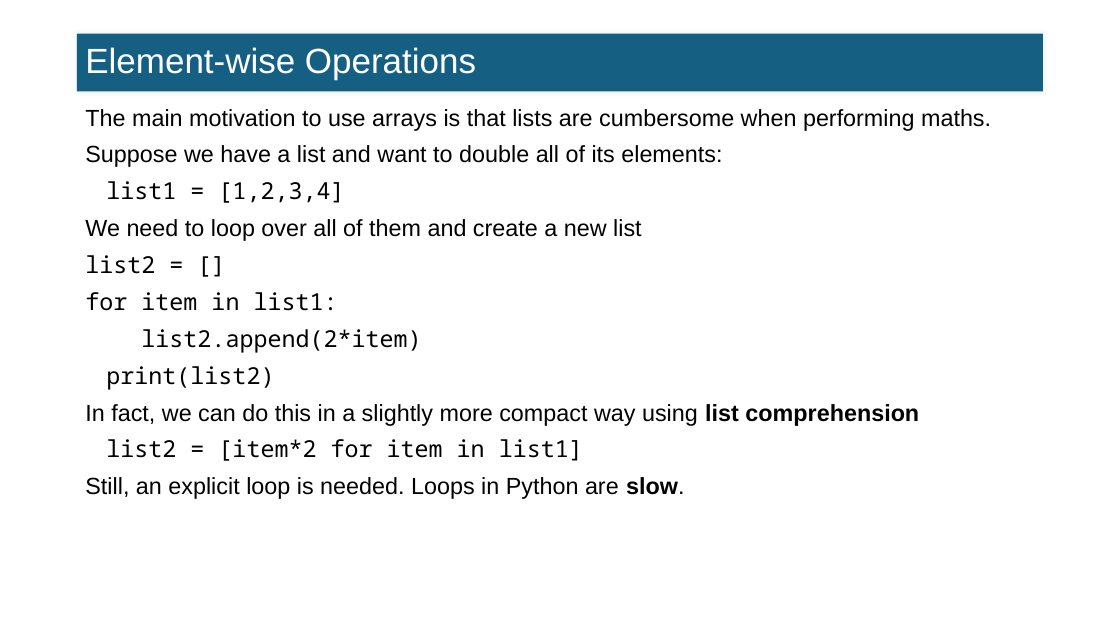
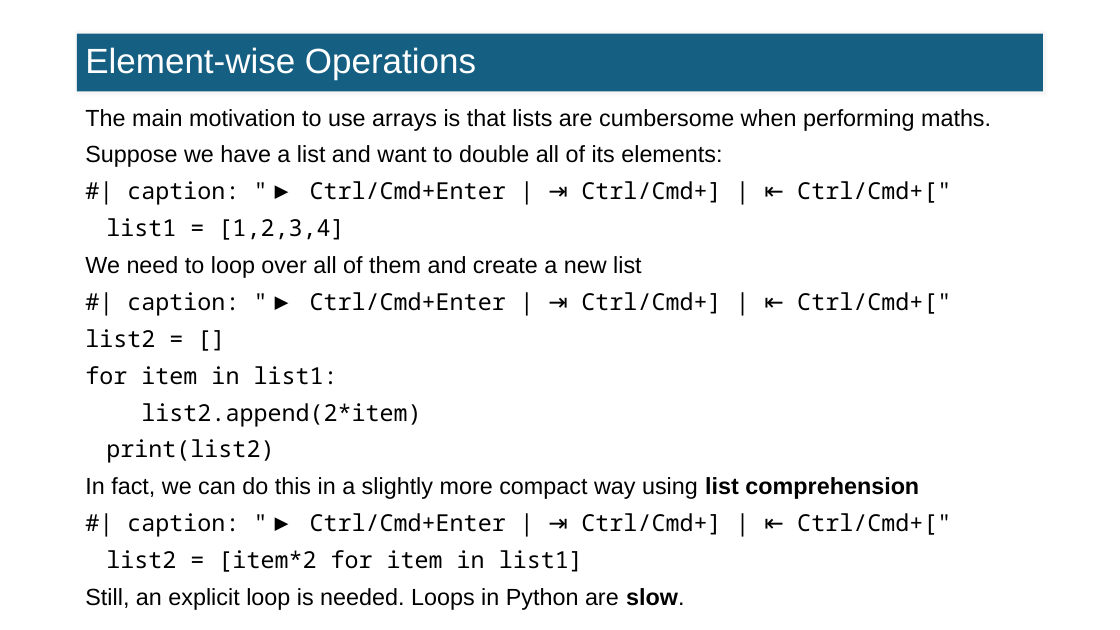
Before and after one commit to FTurci/intro-coding-data-analysis-mirror, a slide deck: slide 11 of slides/07_intro_numpy_slides.pptx. Drawn at 1120x630 pixels with LibreOffice and Linux fonts; fonts in the diff are those of the drawing. Boxes give left, top, right and bottom in pixels: in the first picture for what was removed or moved away, otherwise in the second. Text is boxed around its words. In the diff, an @@ line names an element or a change of style, - is before the commit and + after.

```diff
--- a/slides/07_intro_numpy_slides.pptx
+++ b/slides/07_intro_numpy_slides.pptx
@@ text at [106, 181, 951, 240]: text changed @@
-list1 = [1,2,3,4]
+#| caption: "▶ Ctrl/Cmd+Enter | ⇥ Ctrl/Cmd+] | ⇤ Ctrl/Cmd+["
+list1 = [1,2,3,4]
@@ text at [85, 292, 951, 463]: text changed @@
-list2 = []
-for item in list1:
-list2.append(2*item)
-print(list2)
+#| caption: "▶ Ctrl/Cmd+Enter | ⇥ Ctrl/Cmd+] | ⇤ Ctrl/Cmd+["
+list2 = []
+for item in list1:
+list2.append(2*item)
+print(list2)
@@ text at [106, 513, 951, 572]: text changed @@
-list2 = [item*2 for item in list1]
+#| caption: "▶ Ctrl/Cmd+Enter | ⇥ Ctrl/Cmd+] | ⇤ Ctrl/Cmd+["
+list2 = [item*2 for item in list1]
```
Also in this commit, not shown: 9 other slides changed, 50 other files.
